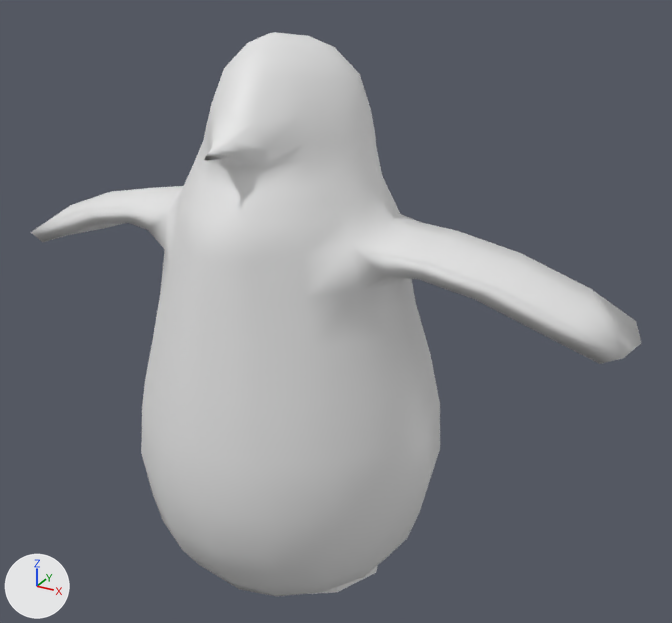
Renders of the Blender file blender/penguin/2_ply.blend from each side of a commit.
One viewpoint serves both versions: a camera (50 mm lens) standing at (7.93, -12.27, 11.57) and looking at (0.71, 0.85, 5.01). The axes (+X, +Y, +Z) are drawn at lower left. The lights are the same throughout.
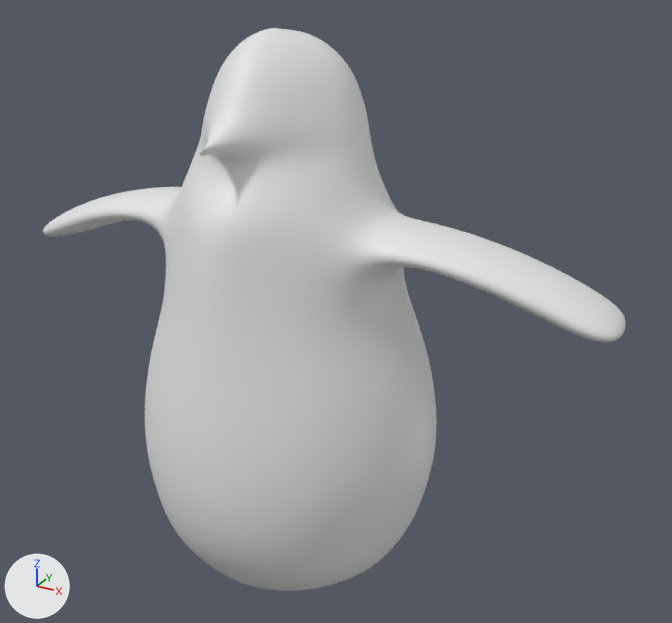
Pixel boxes [x1, y1, x2, y2] of what changed, in the pictures (672 x 623 px; the box of a moved part takes in the faces that stretch with it):
'Cylinder', reshaped, moved, turned, modifiers changed
    before: [31, 32, 641, 596]
    after: [43, 28, 626, 591]
part 1 of me_cylinder_001, moved or reshaped
    before: [148, 210, 431, 407]
    after: [147, 208, 425, 402]

The edits, one by one:
me_cylinder_001 has 444 vertices, 442 faces and spans x -1.98..1.98, y -0.9..1.01, z -3.75..8.7.
me_cylinder_001 is used by ob_cylinder; location (0.05, 0.26, 2.9); scale (2.95, 2.95, 0.789).
me_cylinder_001 part 1: 25 of 444 vertices moved; they spanned x -0.77..0.77, y -0.8..0.86, z 3.04..4.14 and now span x -0.72..0.72, y -0.79..0.85, z 3.05..4.13; mean shift (0.0, 0.0, 0.0); largest move (0.77, 0.01, 3.04) -> (0.72, 0.01, 3.05).
Object 'Cylinder' (ob_cylinder) moves from (0.05, 0.26, 2.9) to (0.06, 0.26, 2.97).
Object 'Cylinder' (ob_cylinder) turns from (0, 0, 0) to (0, -1, 0) degrees about x, y and z.
Object 'Cylinder' (ob_cylinder) gains a SUBSURF modifier named 'Subsurf'.
